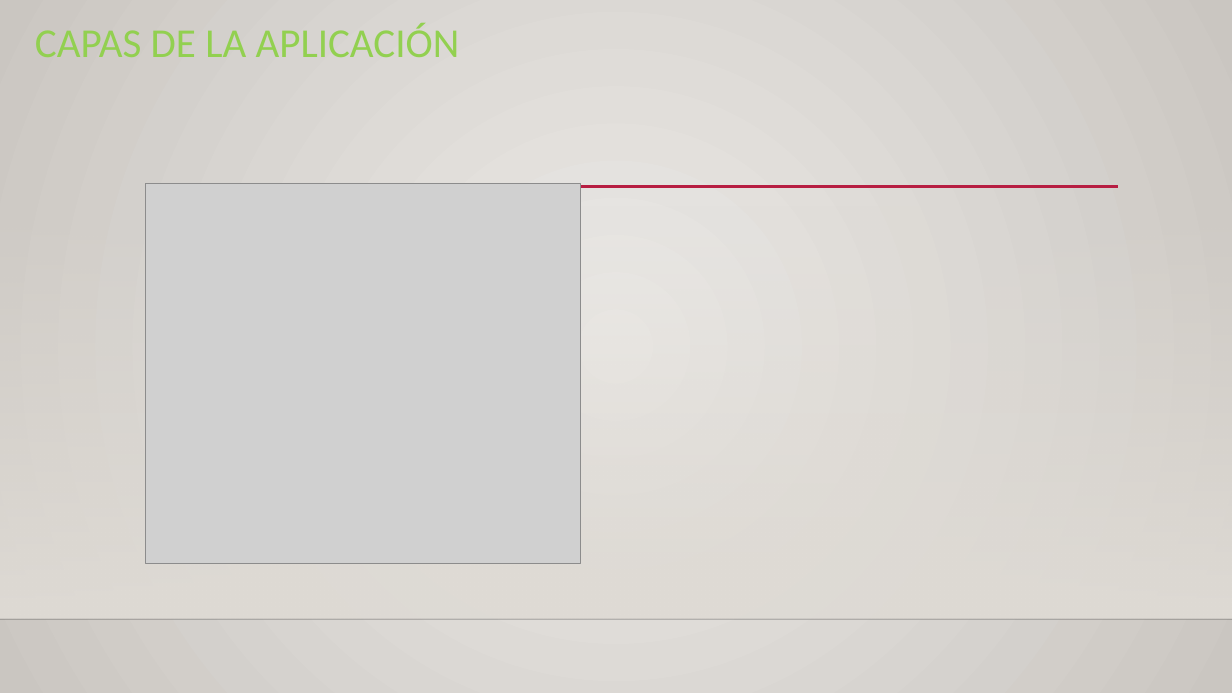
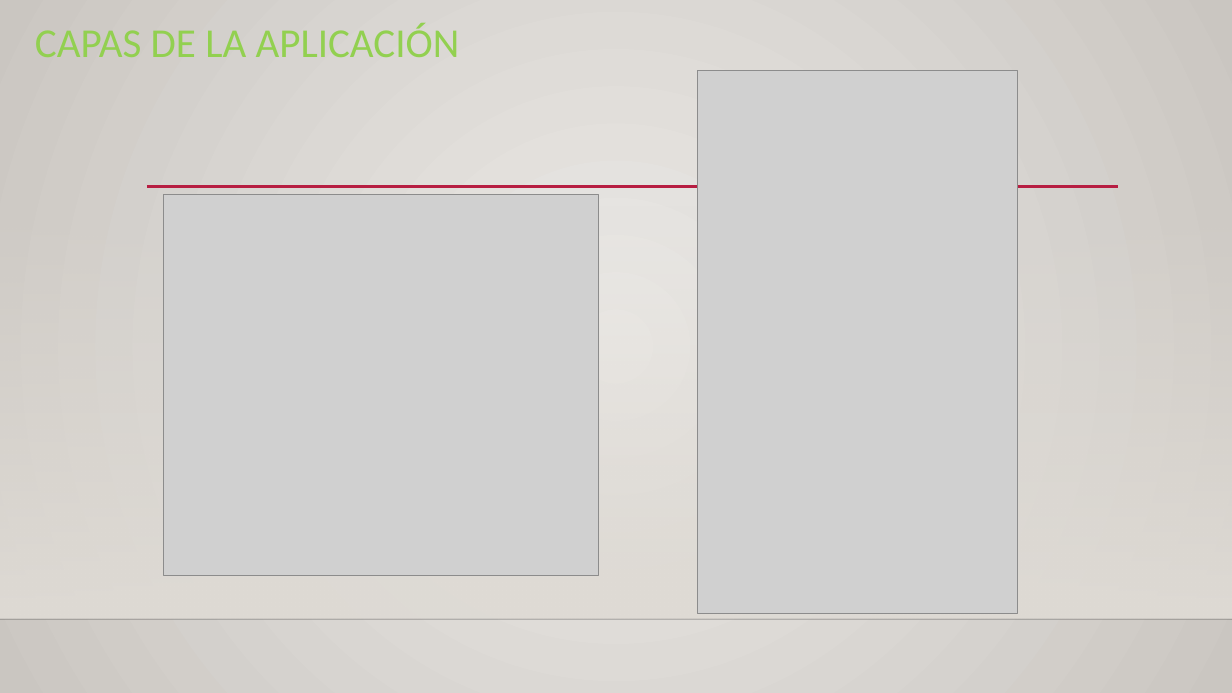
Before and after one commit to sigiandre/ComicSoluction, a slide deck: slide 3 of MEMORYCOMICS.pptx. Drawn at 1232x693 pixels with LibreOffice and Linux fonts; fonts in the diff are those of the drawing; grey boxes stand for pictures; background and template pictures are left out. Boxes give left, top, right and bottom in pixels: in the first picture for what was removed or moved away, otherwise in the second. Text is boxed around its words. In the diff, an @@ line names an element or a change of style, - is before the commit and + after.

Commit message:
version Comic 3

```diff
--- a/MEMORYCOMICS.pptx
+++ b/MEMORYCOMICS.pptx
@@ picture added at (697,70,1018,614) @@
@@ picture: place and size @@
-picture at (146,183,581,564)
+picture at (164,195,599,576)
```
